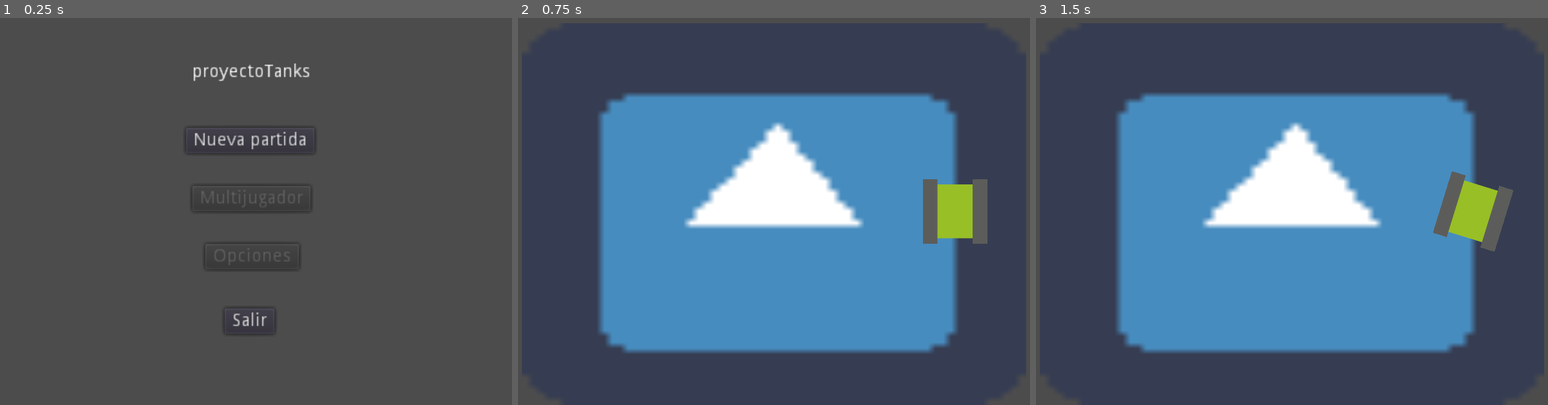
Above: before the commit, frames 1-3 (left to right).
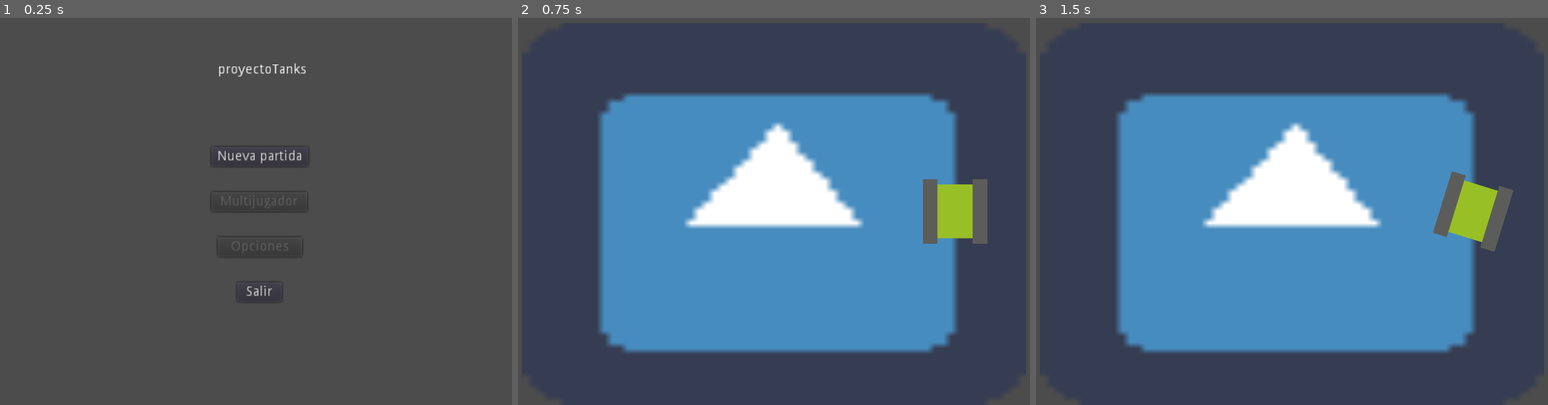
Above: after the commit, the same moments.

Repository: SergioJimenezM/proyectoTanks
Game: Godot game, scene res://escenas/MenuPrincipal.tscn
Same seed, same stepped clock (60 frames per second), same inputs: the game is played once before the commit and once after it. The engine's default icon, where the game draws it, is replaced by a stand-in: a white triangle on a blue panel in a dark square.
Inputs:
- Up to frame 1 (0.25 s): no input
- Up to frame 2 (0.75 s): click "Nueva partida" at 0.5 s
- Up to frame 3 (1.5 s): tap Enter at 1.25 s; hold Right (ui_right) from 1.28 s (still down)

The runs differ from the first frame. In frame 1, 1.3% of the frame differs, in the area x 36-62%, y 11-82%; in frame 2, nothing differs; in frame 3, nothing differs.

Commit message:
añadida una escena de menu de pausa, conectados los botones, conectada la escena de pausa con el menu principal

Diff:
--- a/proyectoTanks/escenas/Mapa.tscn
+++ b/proyectoTanks/escenas/Mapa.tscn
@@ -26,7 +26,7 @@
 "_edit_lock_": true
 }
 
-[node name="Position2D" type="Position2D" parent="."]
+[node name="puntoDeSpawn1" type="Position2D" parent="."]
 position = Vector2( 680, 300 )
 __meta__ = {
 "_edit_lock_": true
@@ -59,3 +59,9 @@
 __meta__ = {
 "_edit_lock_": true
 }
+
+[node name="puntoDeSpawn2" type="Position2D" parent="."]
+position = Vector2( 80, 300 )
+__meta__ = {
+"_edit_lock_": true
+}
--- a/proyectoTanks/escenas/MenuPrincipal.tscn
+++ b/proyectoTanks/escenas/MenuPrincipal.tscn
@@ -11,54 +11,58 @@
 }
 
 [node name="lblMainTitle" type="Label" parent="."]
-margin_left = 300.0
-margin_top = 70.0
-margin_right = 392.0
-margin_bottom = 84.0
-rect_scale = Vector2( 2, 2 )
+anchor_left = 0.5
+anchor_top = 0.5
+anchor_right = 0.5
+anchor_bottom = 0.5
+margin_left = -60.0
+margin_top = -230.0
+margin_right = 32.0
+margin_bottom = -216.0
+rect_scale = Vector2( 1.5, 1.5 )
 size_flags_horizontal = 4
 text = "proyectoTanks"
 align = 1
 
 [node name="btnNewGame" type="Button" parent="."]
-margin_left = 290.0
-margin_top = 170.0
-margin_right = 390.0
-margin_bottom = 190.0
-rect_scale = Vector2( 2, 2 )
+margin_left = 330.0
+margin_top = 200.0
+margin_right = 430.0
+margin_bottom = 220.0
+rect_scale = Vector2( 1.5, 1.5 )
 size_flags_horizontal = 4
 size_flags_vertical = 4
 text = "Nueva partida"
 script = ExtResource( 1 )
 
 [node name="btnMultiplayer" type="Button" parent="."]
-margin_left = 300.0
-margin_top = 260.0
-margin_right = 392.0
-margin_bottom = 280.0
-rect_scale = Vector2( 2, 2 )
+margin_left = 330.0
+margin_top = 270.0
+margin_right = 429.0
+margin_bottom = 290.0
+rect_scale = Vector2( 1.5, 1.5 )
 size_flags_horizontal = 4
 size_flags_vertical = 4
 disabled = true
 text = "Multijugador"
 
 [node name="btnOptions" type="Button" parent="."]
-margin_left = 320.0
-margin_top = 350.0
-margin_right = 393.0
-margin_bottom = 370.0
-rect_scale = Vector2( 2, 2 )
+margin_left = 340.0
+margin_top = 340.0
+margin_right = 427.0
+margin_bottom = 360.0
+rect_scale = Vector2( 1.5, 1.5 )
 size_flags_horizontal = 4
 size_flags_vertical = 4
 disabled = true
 text = "Opciones"
 
 [node name="btnExit" type="Button" parent="."]
-margin_left = 350.0
-margin_top = 450.0
-margin_right = 389.0
-margin_bottom = 470.0
-rect_scale = Vector2( 2, 2 )
+margin_left = 370.0
+margin_top = 410.0
+margin_right = 416.0
+margin_bottom = 430.0
+rect_scale = Vector2( 1.5, 1.5 )
 size_flags_horizontal = 4
 size_flags_vertical = 4
 text = "Salir"
--- a/proyectoTanks/escenas/kbNPCprovicional.tscn
+++ b/proyectoTanks/escenas/kbNPCprovicional.tscn
@@ -1,7 +1,8 @@
 [gd_scene load_steps=4 format=2]
 
-[ext_resource path="res://escenas/kbNPCprovicional.gd" type="Script" id=1]
+[ext_resource path="res://scripts/kbNPCprovicional.gd" type="Script" id=1]
 [ext_resource path="res://sprites/tankeEstructuraVerde.png" type="Texture" id=2]
+
 
 [sub_resource type="RectangleShape2D" id=1]
 extents = Vector2( 68.804, 82.5844 )
--- /dev/null
+++ b/proyectoTanks/escenas/menuPausa.tscn
@@ -0,0 +1,44 @@
+[gd_scene load_steps=3 format=2]
+
+[ext_resource path="res://scripts/btnExit.gd" type="Script" id=1]
+[ext_resource path="res://scripts/cargarMenuPrincipal.gd" type="Script" id=2]
+
+[node name="menuPausa" type="Control"]
+anchor_right = 1.0
+anchor_bottom = 1.0
+
+[node name="Label" type="Label" parent="."]
+anchor_left = 0.5
+anchor_top = 0.5
+anchor_right = 0.5
+anchor_bottom = 0.5
+margin_left = -20.0
+margin_top = -120.0
+margin_right = 20.0
+margin_bottom = -106.0
+rect_scale = Vector2( 1.5, 1.5 )
+text = "Pausa"
+
+[node name="cerrarElJuego" type="Button" parent="."]
+anchor_left = 0.5
+anchor_top = 0.5
+anchor_right = 0.5
+anchor_bottom = 0.5
+margin_left = -40.0
+margin_top = 20.0
+margin_right = 65.0
+margin_bottom = 40.0
+text = "Cerrar el juego"
+script = ExtResource( 1 )
+
+[node name="volverAlMenuPrincipal" type="Button" parent="."]
+anchor_left = 0.5
+anchor_top = 0.5
+anchor_right = 0.5
+anchor_bottom = 0.5
+margin_left = -70.0
+margin_top = -50.0
+margin_right = 97.0
+margin_bottom = -30.0
+text = "Volver al menú principal"
+script = ExtResource( 2 )
--- a/proyectoTanks/project.godot
+++ b/proyectoTanks/project.godot
@@ -25,6 +25,20 @@
 window/stretch/mode="viewport"
 window/stretch/aspect="expand"
 
+[input]
+
+ui_select={
+"deadzone": 0.5,
+"events": [ Object(InputEventJoypadButton,"resource_local_to_scene":false,"resource_name":"","device":0,"button_index":3,"pressure":0.0,"pressed":false,"script":null)
+, Object(InputEventKey,"resource_local_to_scene":false,"resource_name":"","device":0,"alt":false,"shift":false,"control":false,"meta":false,"command":false,"pressed":false,"scancode":16777217,"unicode":0,"echo":false,"script":null)
+ ]
+}
+ui_cancel={
+"deadzone": 0.5,
+"events": [ Object(InputEventJoypadButton,"resource_local_to_scene":false,"resource_name":"","device":0,"button_index":1,"pressure":0.0,"pressed":false,"script":null)
+ ]
+}
+
 [input_devices]
 
 pointing/emulate_touch_from_mouse=true
--- a/proyectoTanks/scripts/Mapa.gd
+++ b/proyectoTanks/scripts/Mapa.gd
@@ -1,7 +1,7 @@
 extends Node2D
 
 func _ready():
-	var spawn = get_node("Position2D")
+	var spawn = get_node("puntoDeSpawn1")
 	var tank = load("res://escenas/tankeJugador.tscn").instance()
 	tank.set_position(spawn.get_position())
 	get_parent().add_child(tank)
--- /dev/null
+++ b/proyectoTanks/scripts/cargarMenuPrincipal.gd
@@ -0,0 +1,4 @@
+extends Button
+
+func _pressed():
+	get_tree().change_scene("res://escenas/MenuPrincipal.tscn")
--- a/proyectoTanks/scripts/jugador.gd
+++ b/proyectoTanks/scripts/jugador.gd
@@ -17,6 +17,8 @@
 		velocity = Vector2(0, -speed).rotated(rotation)
 	if(Input.is_action_pressed("ui_up")):
 		velocity = Vector2(0, speed).rotated(rotation)
+	if(Input.is_action_pressed("ui_cancel")):
+		pass
 
 func _physics_process(delta):
 	get_input()
Renamed: proyectoTanks/escenas/kbNPCprovicional.gd -> proyectoTanks/scripts/kbNPCprovicional.gd
